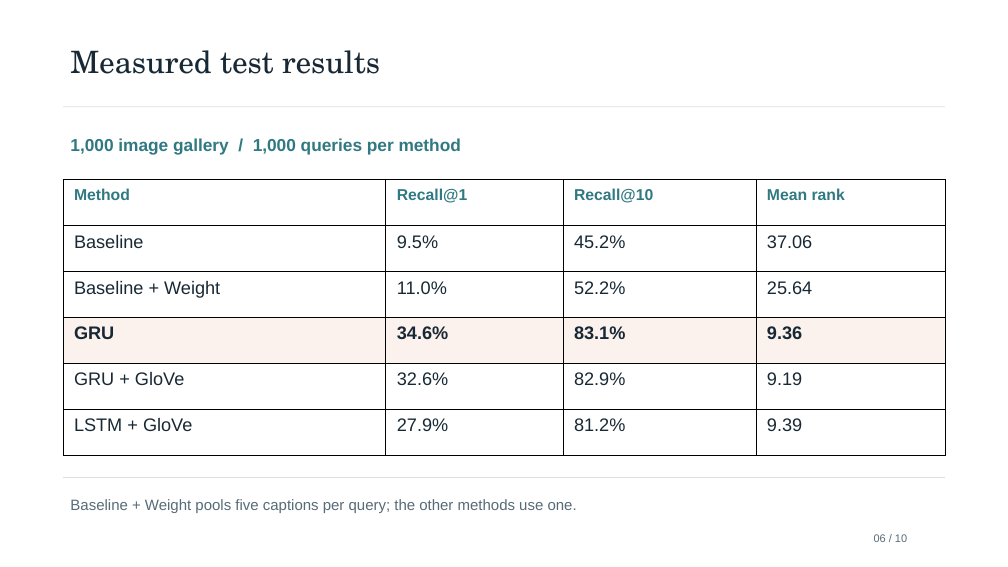
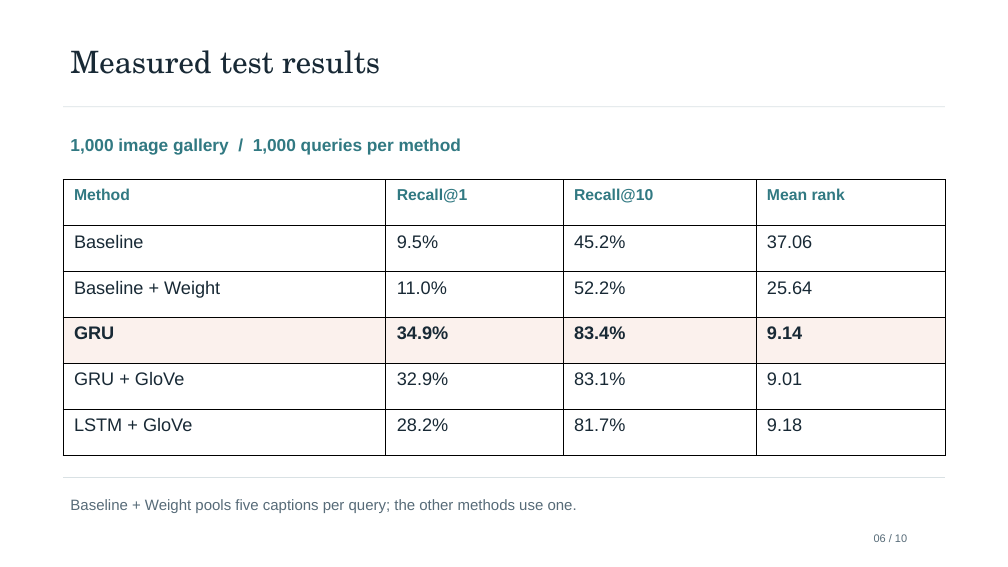
Before and after one commit to kishansaaai/ML_PROJECT, a slide deck: slide 6 of ML_PROJECT_review.pptx. Drawn at 1008x567 pixels with LibreOffice and Linux fonts; fonts in the diff are those of the drawing. Boxes give left, top, right and bottom in pixels: in the first picture for what was removed or moved away, otherwise in the second. Text is boxed around its words. In the diff, an @@ line names an element or a change of style, - is before the commit and + after.

```diff
--- a/ML_PROJECT_review.pptx
+++ b/ML_PROJECT_review.pptx
@@ table at bbox=[63, 180, 944, 456] @@
-row 4: GRU | 34.6% | 83.1% | 9.36
+row 4: GRU | 34.9% | 83.4% | 9.14
-row 5: GRU + GloVe | 32.6% | 82.9% | 9.19
+row 5: GRU + GloVe | 32.9% | 83.1% | 9.01
-row 6: LSTM + GloVe | 27.9% | 81.2% | 9.39
+row 6: LSTM + GloVe | 28.2% | 81.7% | 9.18
```
Also in this commit, not shown: 3 other slides changed, 13 other files.
